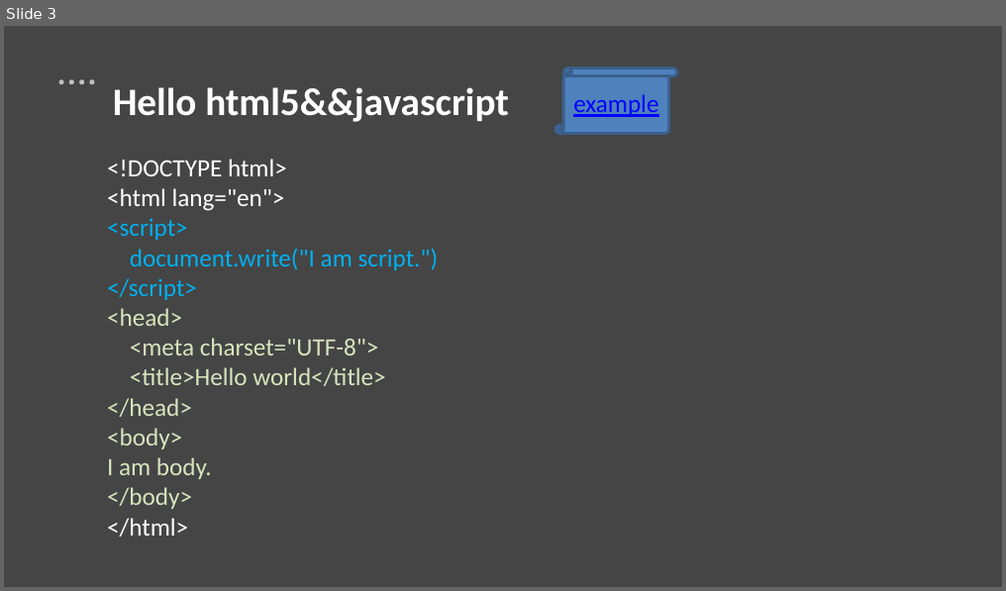
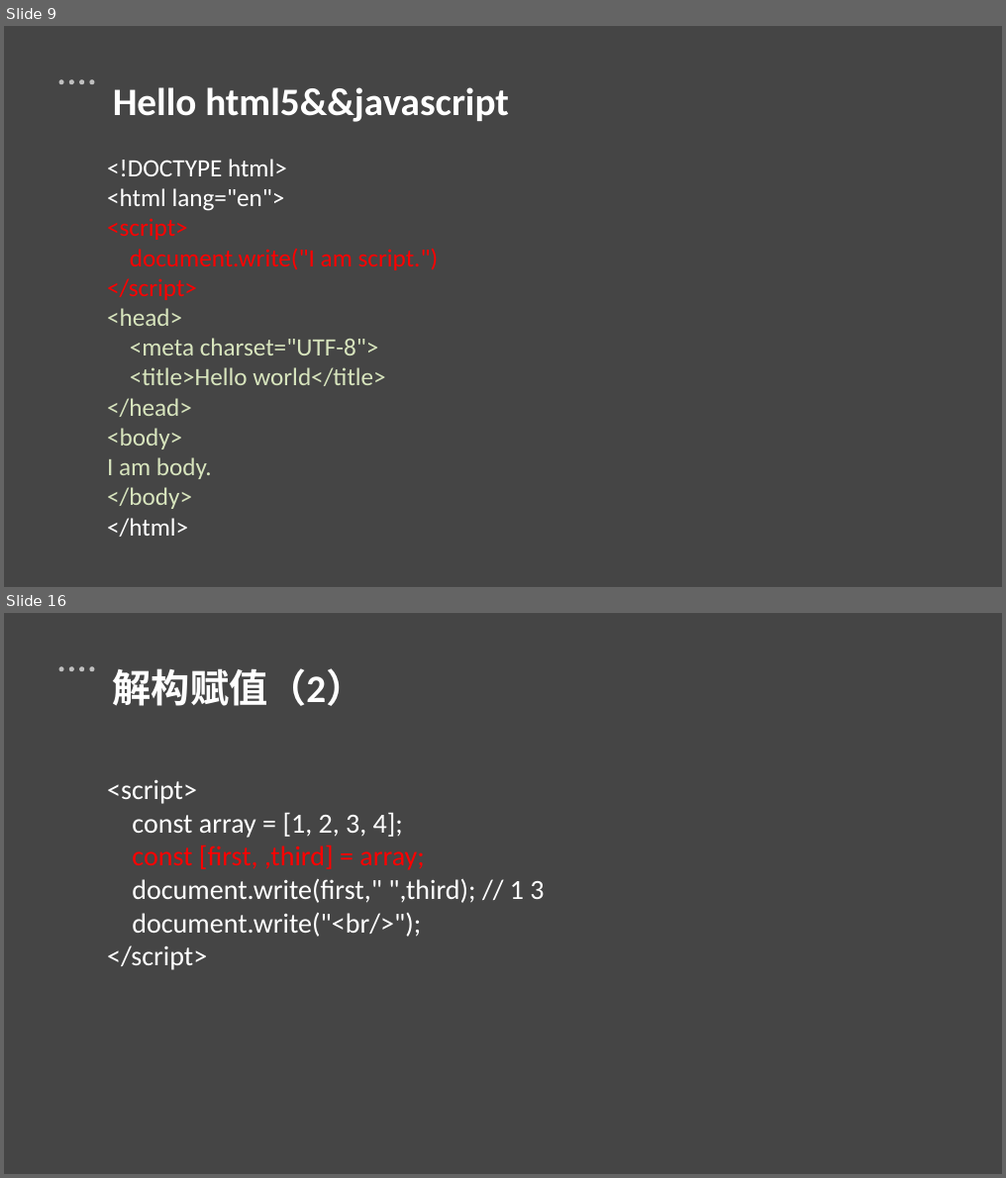
Before and after one commit to gerryhjs/htmljs, a slide deck: html&js课件/html&js.pptx. Shown one above the other, each under a label of ours: slide 3 before the commit, slides 9 and 16 after it; the slides between them are not shown. The pictures are 1006x591 and 1006x1178 pixels, drawn with LibreOffice and Linux fonts; fonts in the diff are those of the drawing. Boxes give left, top, right and bottom in pixels: in the first picture for what was removed or moved away, otherwise in the second. Text is boxed around its words. In the diff, an @@ line names an element or a change of style, - is before the commit and + after.

```diff
--- a/html&js课件/html&js.pptx
+++ b/html&js课件/html&js.pptx
@@ slide 16 added at (x1=4, y1=613, x2=1002, y2=1174), background #D9D9D9 at 56% opacity; not listed: 5 template elements that a slide beside it also shows @@
@@ text added at (x1=113, y1=668, x2=365, y2=706), 28 pt, text #FFFFFF, bold @@
+解构赋值（2）
@@ text added at (x1=107, y1=780, x2=544, y2=970), 20 pt, text #FFFFFF @@
+<script>
+const array = [1, 2, 3, 4];
+const [first, ,third] = array;
+document.write(first," ",third); // 1 3
+document.write("<br/>");
+</script>
@@ what was slide 3 is now slide 9 @@
@@ slide 9 changed as well @@
@@ vertical scroll removed at (x1=555, y1=68, x2=677, y2=133) @@
-example
@@ text at (x1=107, y1=218, x2=439, y2=300): text colour #00B0F0 to #FF0000 in "<script>", "document.write("I am script.")", "</script>" @@
```
Also in this commit, not shown: 4 other slides changed, 18 other slides added, 30 other files.
